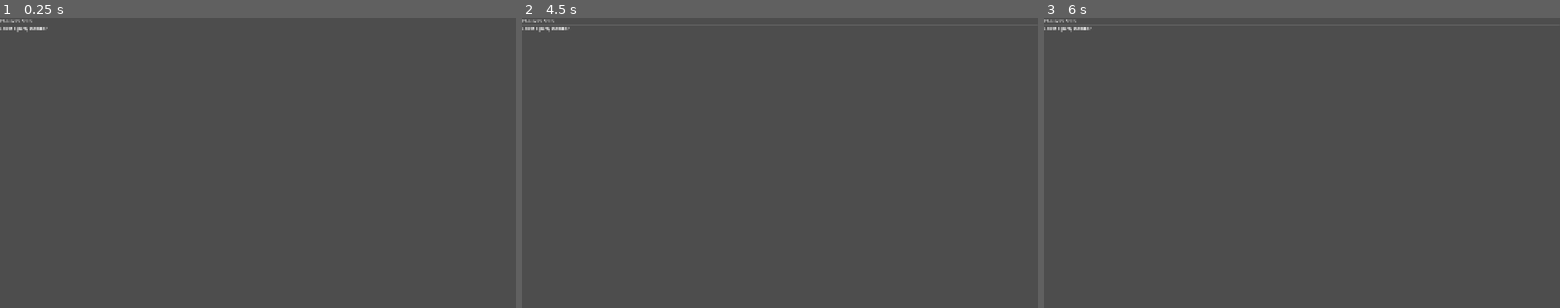
Above: before the commit, frames 1-3 (left to right).
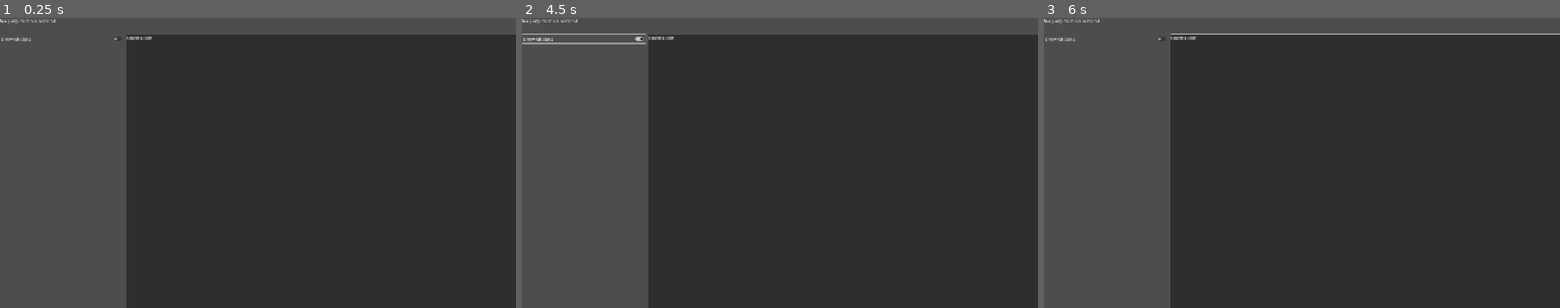
Above: after the commit, the same moments.

Repository: JVITsolutions/Party-Forge
Game: Godot game, scene res://scenes/ui/ledger/stats_ledger_page.tscn
Two runs of this game, one before a commit and one after it. Both use one fixed random seed, a clock stepped at 60 frames per second and the inputs below. This scene is started directly instead of the project's main scene.
Inputs (mouse positions are in pixels of both pictures, inside the frame that each line leads up to):
- Up to frame 1 (0.25 s): no input
- Up to frame 2 (4.5 s): click (583, 38) at 0.5 s, where only the run after the commit has a clickable "Show All Stats"; tap Enter at 1.25, 2.75, 4.25 s; move the mouse to (893, 148) at 1.27 s; hold D (move_right) 1.28-2 s; hold Tab (character_ledger) 1.28-2 s; click (893, 148) at 1.42 s; tap Space at 2, 3.5 s; drag from (676, 177) to (754, 221) at 2.02 s; move the mouse to (831, 99) at 2.77 s; hold D (move_right) 2.78-3.5 s; hold Tab (character_ledger) 2.78-3.5 s; drag from (754, 221) to (625, 119) at 3.52 s; move the mouse to (934, 206) at 4.27 s; hold A (move_left) from 4.28 s (still down); hold Tab (character_ledger) from 4.28 s (still down)
- Up to frame 3 (6 s): release A (move_left) at 5 s; release Tab (character_ledger) at 5 s; tap Space at 5 s; drag from (1147, 119) to (1224, 90) at 5.02 s; move the mouse to (1327, 163) at 5.77 s; hold S (move_back) from 5.78 s (still down); hold Tab (character_ledger) from 5.78 s (still down); click (1327, 163) at 5.92 s

The runs differ from the first frame. In frame 1, 71% of the frame differs, in the area x 0-100%, y 0-100%; in frame 2, 72%; in frame 3, 72%.

Commit message:
feat: add resolved character stats page

Diff:
--- a/data/stats/core_stats.tres
+++ b/data/stats/core_stats.tres
@@ -294,7 +294,7 @@
 script = ExtResource("1_w76bv")
 id = &"fire_resistance"
 display_name = "Fire Resistance"
-ui_group = &"defense"
+ui_group = &"resistances"
 value_format = 2
 has_minimum = true
 minimum = -1.0
@@ -308,7 +308,7 @@
 script = ExtResource("1_w76bv")
 id = &"cold_resistance"
 display_name = "Cold Resistance"
-ui_group = &"defense"
+ui_group = &"resistances"
 value_format = 2
 has_minimum = true
 minimum = -1.0
@@ -322,7 +322,7 @@
 script = ExtResource("1_w76bv")
 id = &"lightning_resistance"
 display_name = "Lightning Resistance"
-ui_group = &"defense"
+ui_group = &"resistances"
 value_format = 2
 has_minimum = true
 minimum = -1.0
@@ -336,7 +336,7 @@
 script = ExtResource("1_w76bv")
 id = &"chaos_resistance"
 display_name = "Chaos Resistance"
-ui_group = &"defense"
+ui_group = &"resistances"
 value_format = 2
 has_minimum = true
 minimum = -1.0
--- a/scenes/ui/ledger/stats_ledger_page.tscn
+++ b/scenes/ui/ledger/stats_ledger_page.tscn
@@ -11,19 +11,80 @@
 grow_vertical = 2
 script = ExtResource("1_stats")
 
-[node name="Content" type="VBoxContainer" parent="."]
+[node name="Layout" type="VBoxContainer" parent="."]
 layout_mode = 1
 anchors_preset = 15
 anchor_right = 1.0
 anchor_bottom = 1.0
 grow_horizontal = 2
 grow_vertical = 2
+theme_override_constants/separation = 12
 
-[node name="Title" type="Label" parent="Content"]
+[node name="Header" type="VBoxContainer" parent="Layout"]
+layout_mode = 2
+
+[node name="Identity" type="Label" parent="Layout/Header"]
 layout_mode = 2
 focus_mode = 2
-text = "Character Stats"
+text = "No party member selected."
+autowrap_mode = 2
 
-[node name="EmptyState" type="Label" parent="Content"]
+[node name="TraitsAndCapabilities" type="Label" parent="Layout/Header"]
 layout_mode = 2
-text = "Select a party member."
+autowrap_mode = 2
+
+[node name="Content" type="HSplitContainer" parent="Layout"]
+layout_mode = 2
+size_flags_vertical = 3
+split_offset = 460
+
+[node name="StatSide" type="VBoxContainer" parent="Layout/Content"]
+custom_minimum_size = Vector2(420, 0)
+layout_mode = 2
+size_flags_vertical = 3
+
+[node name="ShowAll" type="CheckButton" parent="Layout/Content/StatSide"]
+layout_mode = 2
+focus_mode = 2
+text = "Show All Stats"
+
+[node name="StatScroll" type="ScrollContainer" parent="Layout/Content/StatSide"]
+layout_mode = 2
+size_flags_vertical = 3
+horizontal_scroll_mode = 0
+
+[node name="Groups" type="VBoxContainer" parent="Layout/Content/StatSide/StatScroll"]
+layout_mode = 2
+size_flags_horizontal = 3
+theme_override_constants/separation = 10
+
+[node name="DetailPanel" type="PanelContainer" parent="Layout/Content"]
+custom_minimum_size = Vector2(360, 0)
+layout_mode = 2
+size_flags_horizontal = 3
+
+[node name="Detail" type="VBoxContainer" parent="Layout/Content/DetailPanel"]
+layout_mode = 2
+theme_override_constants/separation = 8
+
+[node name="Title" type="Label" parent="Layout/Content/DetailPanel/Detail"]
+layout_mode = 2
+focus_mode = 2
+text = "Select a stat"
+autowrap_mode = 2
+
+[node name="Value" type="Label" parent="Layout/Content/DetailPanel/Detail"]
+layout_mode = 2
+
+[node name="Description" type="Label" parent="Layout/Content/DetailPanel/Detail"]
+layout_mode = 2
+autowrap_mode = 2
+
+[node name="Cap" type="Label" parent="Layout/Content/DetailPanel/Detail"]
+layout_mode = 2
+autowrap_mode = 2
+
+[node name="Sources" type="Label" parent="Layout/Content/DetailPanel/Detail"]
+layout_mode = 2
+size_flags_vertical = 3
+autowrap_mode = 2
--- a/scripts/ui/ledger/stats_ledger_page.gd
+++ b/scripts/ui/ledger/stats_ledger_page.gd
@@ -1,8 +1,213 @@
 class_name StatsLedgerPage
 extends CharacterLedgerPage
 
+var selected_stat_id: StringName
+
+var _show_all := false
+var _stat_buttons: Dictionary = {}
+var _first_stat_button: Button
+
+func _ready() -> void:
+	_connect_show_all()
+
 func refresh() -> void:
-	(get_node("Content/Title") as Label).text = "Character Stats"
+	_connect_show_all()
+	_clear_generated_groups()
+	_stat_buttons.clear()
+	_first_stat_button = null
+	var member := _selected_member_row()
+	if member.is_empty():
+		_identity().text = "No party member selected."
+		_traits_and_capabilities().text = ""
+		_clear_detail()
+		return
+	_render_header(member)
+	var rows := provider.stat_rows(context.selected_member_id, _show_all)
+	var current_group_id: StringName
+	var current_group: VBoxContainer
+	for row: Dictionary in rows:
+		var group_id := row.group_id as StringName
+		if current_group == null or group_id != current_group_id:
+			current_group_id = group_id
+			current_group = _create_group(group_id)
+		var button := _create_stat_button(row)
+		current_group.add_child(button)
+		_stat_buttons[row.stat_id] = button
+		if _first_stat_button == null:
+			_first_stat_button = button
+	if _stat_buttons.has(selected_stat_id):
+		select_stat(selected_stat_id)
+	elif _first_stat_button != null:
+		select_stat(_first_stat_button.get_meta("stat_id") as StringName)
+	else:
+		selected_stat_id = &""
+		_clear_detail()
+
+func set_show_all(enabled: bool) -> void:
+	_show_all = enabled
+	var toggle := _show_all_toggle()
+	if toggle.button_pressed != enabled:
+		toggle.set_pressed_no_signal(enabled)
+	refresh()
+
+func select_stat(stat_id: StringName) -> bool:
+	if provider == null or context == null or not _stat_buttons.has(stat_id):
+		return false
+	var detail := provider.stat_detail(context.selected_member_id, stat_id)
+	if detail.is_empty():
+		return false
+	selected_stat_id = stat_id
+	for button_id: Variant in _stat_buttons:
+		(_stat_buttons[button_id] as Button).button_pressed = button_id == stat_id
+	_detail_title().text = String(detail.get("title", "Missing definition: %s" % stat_id))
+	_detail_value().text = String(detail.get("value_text", ""))
+	_detail_description().text = String(detail.get("description", ""))
+	_detail_cap().text = String(detail.get("cap_text", ""))
+	var source_lines := PackedStringArray()
+	for source: Dictionary in detail.get("sources", []):
+		source_lines.append(_source_line(source))
+	_detail_sources().text = "\n".join(source_lines)
+	return true
+
+func has_stat(stat_id: StringName) -> bool:
+	return _stat_buttons.has(stat_id)
 
 func initial_focus() -> Control:
-	return get_node("Content/Title") as Control
+	return _first_stat_button
+
+func _connect_show_all() -> void:
+	var toggle := _show_all_toggle()
+	if not toggle.toggled.is_connected(set_show_all):
+		toggle.toggled.connect(set_show_all)
+	toggle.set_pressed_no_signal(_show_all)
+
+func _selected_member_row() -> Dictionary:
+	if provider == null or context == null:
+		return {}
+	for row: Dictionary in provider.member_rows():
+		if int(row.member_id) == context.selected_member_id:
+			return row
+	return {}
+
+func _render_header(member: Dictionary) -> void:
+	var character_name := String(member.get("character_name", "")).strip_edges()
+	if character_name.is_empty():
+		character_name = "Member %d" % int(member.member_id)
+	var health_state := ""
+	if bool(member.get("is_dead", false)):
+		health_state = " | Dead"
+	elif bool(member.get("is_downed", false)):
+		health_state = " | Downed"
+	_identity().text = "%s | %s Rank %d | %s | Health %s / %s%s" % [
+		character_name,
+		String(member.class_name),
+		int(member.class_rank),
+		String(member.role_name),
+		_number(float(member.health_current)),
+		_number(float(member.health_maximum)),
+		health_state,
+	]
+	_traits_and_capabilities().text = "Traits: %s | Capabilities: %s" % [
+		_join_ids(member.get("traits", [])),
+		_join_ids(member.get("capabilities", [])),
+	]
+
+func _create_group(group_id: StringName) -> VBoxContainer:
+	var group := VBoxContainer.new()
+	group.name = "Group_%s" % group_id
+	group.size_flags_horizontal = Control.SIZE_EXPAND_FILL
+	var heading := Label.new()
+	heading.name = "Heading"
+	heading.text = String(group_id).replace("_", " ").capitalize()
+	group.add_child(heading)
+	_groups().add_child(group)
+	return group
+
+func _create_stat_button(row: Dictionary) -> Button:
+	var stat_id := row.stat_id as StringName
+	var button := Button.new()
+	button.name = "Stat_%s" % stat_id
+	button.text = "%s    %s" % [String(row.display_name), String(row.formatted_value)]
+	button.alignment = HORIZONTAL_ALIGNMENT_LEFT
+	button.focus_mode = Control.FOCUS_ALL
+	button.toggle_mode = true
+	button.size_flags_horizontal = Control.SIZE_EXPAND_FILL
+	button.set_meta("stat_id", stat_id)
+	var detail := provider.stat_detail(context.selected_member_id, stat_id)
+	button.tooltip_text = String(detail.get("description", ""))
+	button.pressed.connect(select_stat.bind(stat_id))
+	button.focus_entered.connect(select_stat.bind(stat_id))
+	return button
+
+func _clear_generated_groups() -> void:
+	for child: Node in _groups().get_children():
+		child.free()
+
+func _clear_detail() -> void:
+	_detail_title().text = "Select a stat"
+	_detail_value().text = ""
+	_detail_description().text = ""
+	_detail_cap().text = ""
+	_detail_sources().text = ""
+
+func _source_line(row: Dictionary) -> String:
+	var operation := int(row.get("operation", -1))
+	var label := str(row.get("source_label", row.get("source_id", "Unknown")))
+	var value := float(row.get("value", 0.0))
+	match operation:
+		-1:
+			return "%s: %s" % [label, _number(value)]
+		StatModifier.Operation.FLAT:
+			return "%s: %s flat" % [label, _signed_number(value)]
+		StatModifier.Operation.INCREASED:
+			return "%s: %s%% increased" % [label, _signed_number(value * 100.0)]
+		StatModifier.Operation.REDUCED:
+			return "%s: %s%% reduced" % [label, _signed_number(value * 100.0)]
+		StatModifier.Operation.MORE:
+			return "%s: %s%% more" % [label, _signed_number(value * 100.0)]
+		StatModifier.Operation.LESS:
+			return "%s: %s%% less" % [label, _signed_number(value * 100.0)]
+		_:
+			return "%s: %s" % [label, _number(value)]
+
+func _number(value: float) -> String:
+	if is_equal_approx(value, roundf(value)):
+		return str(int(roundf(value)))
+	return ("%.4f" % value).rstrip("0").rstrip(".")
+
+func _signed_number(value: float) -> String:
+	var prefix := "+" if value >= 0.0 else "-"
+	return prefix + _number(absf(value))
+
+func _join_ids(values: Array) -> String:
+	var labels := PackedStringArray()
+	for value: Variant in values:
+		labels.append(String(value).replace("_", " ").capitalize())
+	return ", ".join(labels) if not labels.is_empty() else "None"
+
+func _identity() -> Label:
+	return get_node("Layout/Header/Identity") as Label
+
+func _traits_and_capabilities() -> Label:
+	return get_node("Layout/Header/TraitsAndCapabilities") as Label
+
+func _show_all_toggle() -> CheckButton:
+	return get_node("Layout/Content/StatSide/ShowAll") as CheckButton
+
+func _groups() -> VBoxContainer:
+	return get_node("Layout/Content/StatSide/StatScroll/Groups") as VBoxContainer
+
+func _detail_title() -> Label:
+	return get_node("Layout/Content/DetailPanel/Detail/Title") as Label
+
+func _detail_value() -> Label:
+	return get_node("Layout/Content/DetailPanel/Detail/Value") as Label
+
+func _detail_description() -> Label:
+	return get_node("Layout/Content/DetailPanel/Detail/Description") as Label
+
+func _detail_cap() -> Label:
+	return get_node("Layout/Content/DetailPanel/Detail/Cap") as Label
+
+func _detail_sources() -> Label:
+	return get_node("Layout/Content/DetailPanel/Detail/Sources") as Label
--- /dev/null
+++ b/tests/unit/test_stats_ledger_page.gd
@@ -0,0 +1,100 @@
+extends RefCounted
+
+func run() -> Array[String]:
+	var failures: Array[String] = []
+	var tree := Engine.get_main_loop() as SceneTree
+	var page_scene := load("res://scenes/ui/ledger/stats_ledger_page.tscn") as PackedScene
+	TestAssertions.truthy(page_scene != null, "stats page scene loads", failures)
+	if page_scene == null:
+		return failures
+	var page := page_scene.instantiate() as StatsLedgerPage
+	tree.root.add_child(page)
+	var catalog := GameCatalog.load_defaults()
+	var party := PartyManager.new()
+	party.initialize(catalog.class_by_id(&"fighter"), catalog.traits)
+	var provider := LedgerDataProvider.new()
+	provider.configure(party, catalog, func(_member_id: int) -> Dictionary:
+		return {"current": 200.0, "maximum": 260.0, "is_downed": false, "is_dead": false}
+	)
+	var context := LedgerPlayerContext.new(0)
+	context.selected_member_id = 1
+	page.configure(provider, context)
+
+	for method_name: StringName in [&"set_show_all", &"select_stat", &"has_stat"]:
+		TestAssertions.truthy(page.has_method(method_name), "stats page exposes %s" % method_name, failures)
+	for node_path: NodePath in [
+		^"Layout/Header/Identity",
+		^"Layout/Header/TraitsAndCapabilities",
+		^"Layout/Content/StatSide/ShowAll",
+		^"Layout/Content/StatSide/StatScroll/Groups",
+		^"Layout/Content/DetailPanel/Detail/Title",
+		^"Layout/Content/DetailPanel/Detail/Value",
+		^"Layout/Content/DetailPanel/Detail/Description",
+		^"Layout/Content/DetailPanel/Detail/Cap",
+		^"Layout/Content/DetailPanel/Detail/Sources",
+	]:
+		TestAssertions.truthy(page.get_node_or_null(node_path) != null, "stats page owns %s" % node_path, failures)
+	if not failures.is_empty():
+		provider.configure(null, null, Callable())
+		page.free()
+		party.free()
+		return failures
+
+	page.refresh()
+	var identity := (page.get_node("Layout/Header/Identity") as Label).text
+	TestAssertions.truthy("Fighter" in identity and "Rank 1" in identity and "Frontline" in identity, "header identifies selected class rank and role", failures)
+	TestAssertions.truthy("200" in identity and "260" in identity, "header includes runtime health", failures)
+	var traits_and_capabilities := (page.get_node("Layout/Header/TraitsAndCapabilities") as Label).text
+	TestAssertions.truthy("Martial" in traits_and_capabilities and "Vanguard" in traits_and_capabilities, "header lists selected traits", failures)
+	TestAssertions.truthy("Physical" in traits_and_capabilities and "Melee" in traits_and_capabilities, "header lists selected capabilities", failures)
+	TestAssertions.truthy(page.has_stat(&"physical_damage"), "fighter shows relevant physical stat", failures)
+	TestAssertions.truthy(not page.has_stat(&"fire_damage"), "fighter hides irrelevant fire stat", failures)
+
+	page.set_show_all(true)
+	TestAssertions.truthy(page.has_stat(&"fire_damage"), "Show All reveals fire stat", failures)
+	var group_names := (page.get_node("Layout/Content/StatSide/StatScroll/Groups") as VBoxContainer).get_children().map(
+		func(group: Node) -> StringName: return group.name
+	)
+	TestAssertions.equal(group_names, [&"Group_overview", &"Group_offense", &"Group_defense", &"Group_resistances", &"Group_utility"], "Show All follows canonical group order", failures)
+	var resistance_group := page.get_node_or_null("Layout/Content/StatSide/StatScroll/Groups/Group_resistances")
+	TestAssertions.truthy(resistance_group != null, "Show All creates a Resistances group", failures)
+	if resistance_group != null:
+		TestAssertions.equal((resistance_group.get_node("Heading") as Label).text, "Resistances", "resistance heading uses registry group", failures)
+		for resistance_id: StringName in [&"fire_resistance", &"cold_resistance", &"lightning_resistance", &"chaos_resistance"]:
+			TestAssertions.truthy(resistance_group.get_node_or_null("Stat_%s" % resistance_id) != null, "%s is grouped under Resistances" % resistance_id, failures)
+	page.set_show_all(false)
+
+	var fire_source := StatModifierSource.create(
+		&"test_fire",
+		&"test",
+		"Test Fire",
+		1,
+		[StatModifier.create(&"fire_damage", StatModifier.Operation.INCREASED, 0.25, &"test_fire", "Test Fire")],
+	)
+	party.add_member_source(1, fire_source)
+	page.refresh()
+	TestAssertions.truthy(page.has_stat(&"fire_damage"), "modifier-caused fire stat remains visible", failures)
+	TestAssertions.truthy(page.select_stat(&"armor"), "armor detail opens", failures)
+	TestAssertions.truthy("Armor" in (page.get_node("Layout/Content/DetailPanel/Detail/Title") as Label).text, "detail shows canonical stat title", failures)
+	TestAssertions.truthy("Base" in (page.get_node("Layout/Content/DetailPanel/Detail/Sources") as Label).text, "detail lists resolver base source", failures)
+	TestAssertions.equal((page.get_node("Layout/Content/DetailPanel/Detail/Cap") as Label).text, "Minimum 0.0", "detail shows canonical cap text", failures)
+	TestAssertions.truthy("estimate" not in (page.get_node("Layout/Content/DetailPanel/Detail/Sources") as Label).text.to_lower(), "armor detail omits UI-only estimates", failures)
+	page.refresh()
+	TestAssertions.equal(page.get("selected_stat_id"), &"armor", "refresh preserves a visible stat selection", failures)
+
+	TestAssertions.truthy(page.select_stat(&"fire_damage"), "modified fire detail opens", failures)
+	var fire_sources := (page.get_node("Layout/Content/DetailPanel/Detail/Sources") as Label).text
+	TestAssertions.truthy("Base: 1" in fire_sources, "source detail includes deterministic base value", failures)
+	TestAssertions.truthy("Test Fire: +25% increased" in fire_sources, "source detail includes every named modifier", failures)
+	var fire_button := page.get_node("Layout/Content/StatSide/StatScroll/Groups/Group_offense/Stat_fire_damage") as Button
+	var canonical_description := String(provider.stat_detail(1, &"fire_damage").description)
+	TestAssertions.equal(fire_button.tooltip_text, canonical_description, "hover tooltip uses canonical keyword explanation", failures)
+	TestAssertions.truthy(fire_button.focus_mode != Control.FOCUS_NONE, "stat rows remain keyboard focusable", failures)
+	fire_button.focus_entered.emit()
+	TestAssertions.equal((page.get_node("Layout/Content/DetailPanel/Detail/Description") as Label).text, canonical_description, "focus uses the same canonical keyword detail", failures)
+	TestAssertions.truthy(page.initial_focus() is Button, "initial focus returns the first stat row", failures)
+
+	provider.configure(null, null, Callable())
+	page.free()
+	party.free()
+	return failures
Not shown, added: tests/unit/test_stats_ledger_page.gd.uid
